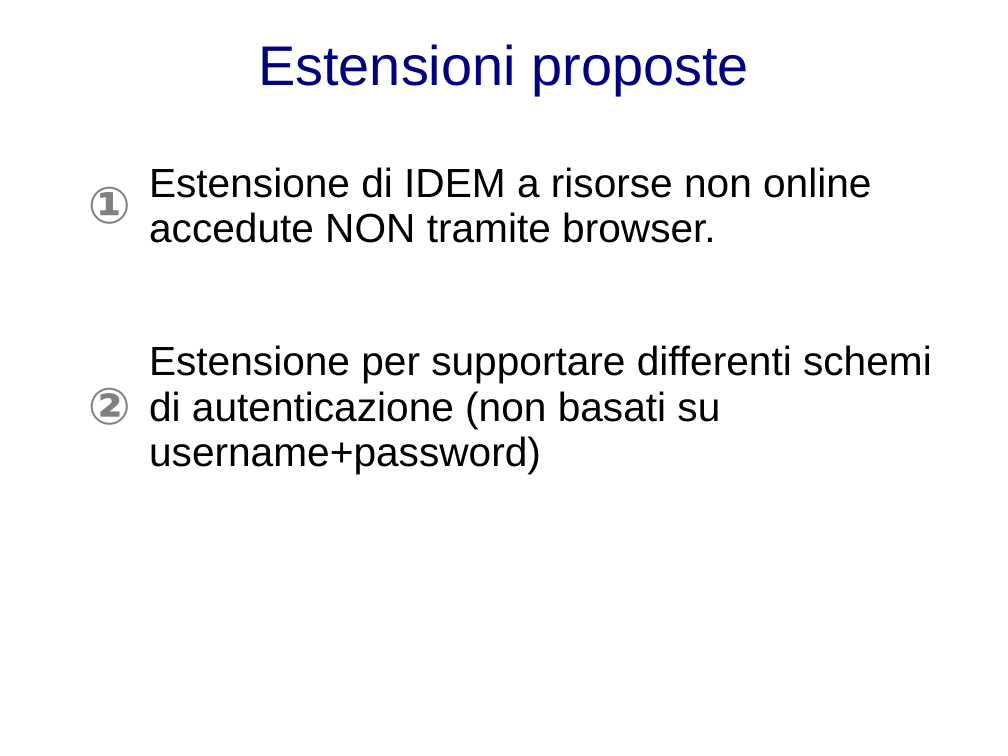
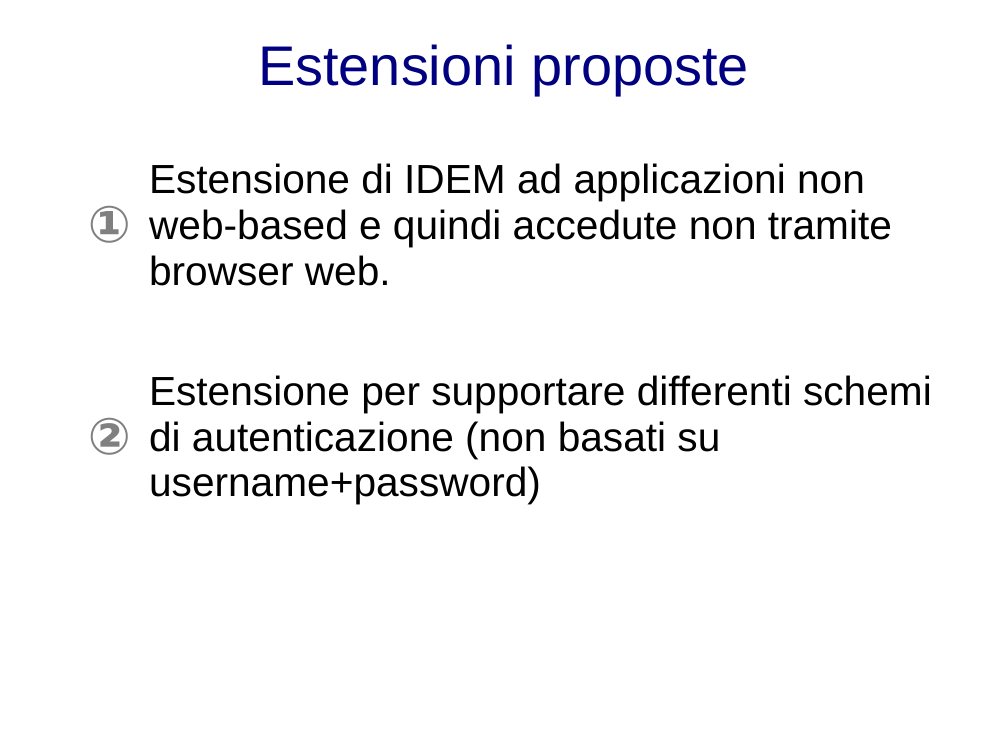
Before and after one commit to biancini/Shibboleth-Authentication, a slide deck: slide 3 of documentation/ShibbolethExtensions.pptx. Drawn at 1008x756 pixels with LibreOffice and Linux fonts; fonts in the diff are those of the drawing; background and template pictures are left out. Boxes give left, top, right and bottom in pixels: in the first picture for what was removed or moved away, otherwise in the second. Text is boxed around its words. In the diff, an @@ line names an element or a change of style, - is before the commit and + after.

```diff
--- a/documentation/ShibbolethExtensions.pptx
+++ b/documentation/ShibbolethExtensions.pptx
@@ table at [24,153,946,534] @@
-row 1, column 2: Estensione di IDEM a risorse non online accedute NON tramite browser.
+row 1, column 2: Estensione di IDEM ad applicazioni non web-based e quindi accedute non tramite browser web.
```
Also in this commit, not shown: 9 other slides changed.
